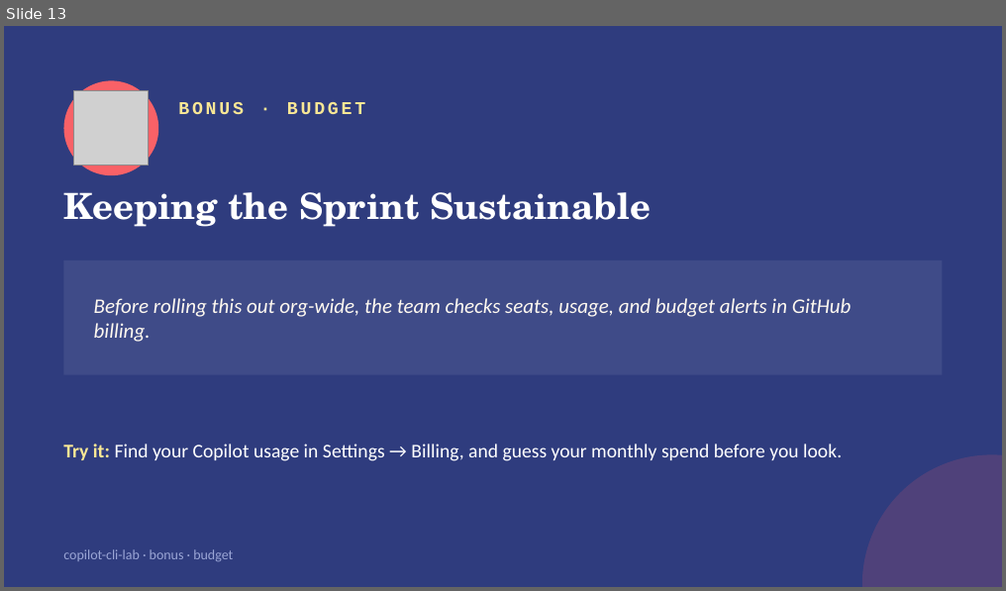
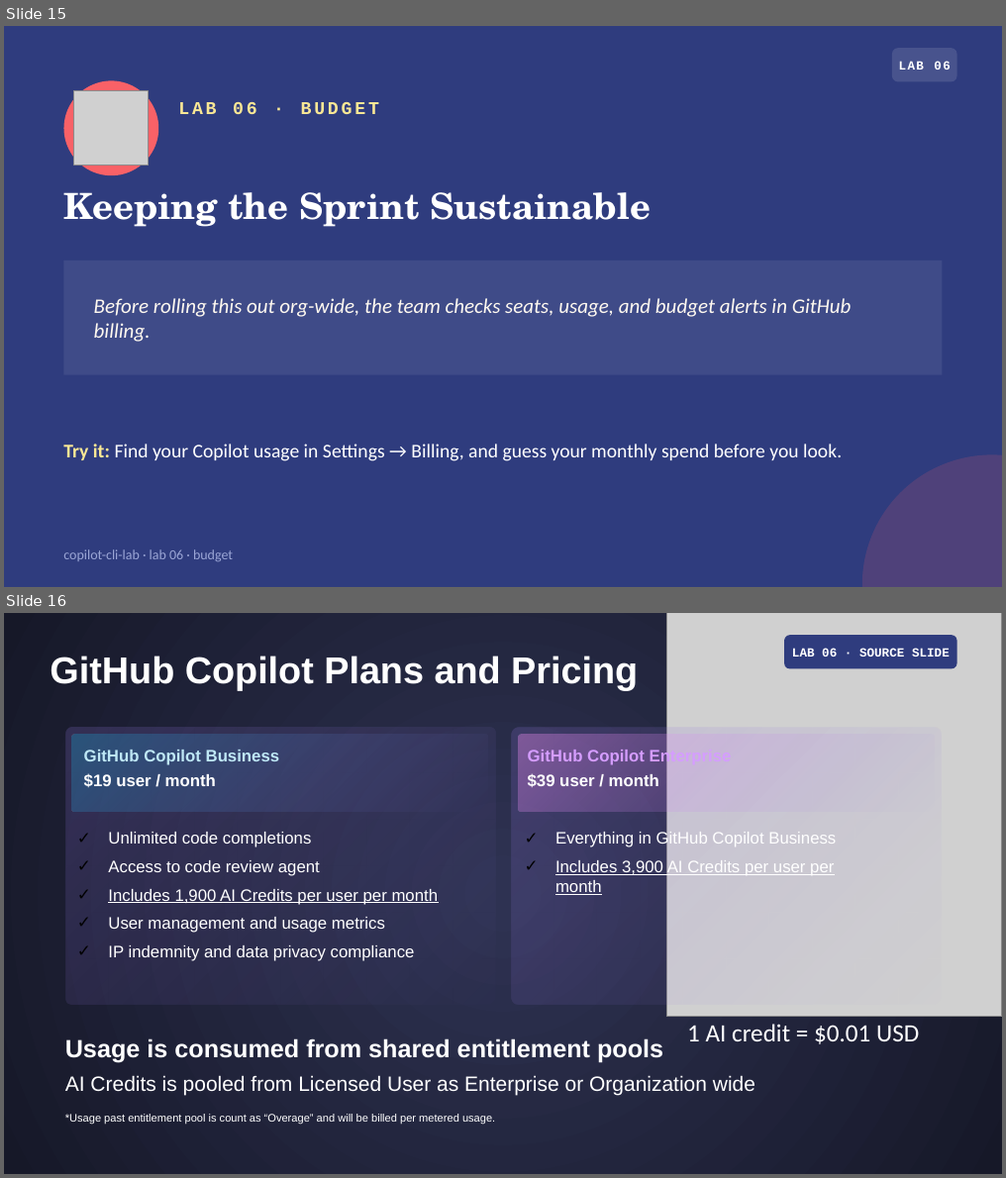
Before and after one commit to kandanai-leenutaphong-backup/copilot-cli-lab, a slide deck: slides/copilot-cli-lab.pptx. Shown one above the other, each under a label of ours: slide 13 before the commit, slides 15 and 16 after it. The pictures are 1006x591 and 1006x1178 pixels, drawn with LibreOffice and Linux fonts; fonts in the diff are those of the drawing; grey boxes stand for pictures. Boxes give left, top, right and bottom in pixels: in the first picture for what was removed or moved away, otherwise in the second. Text is boxed around its words. In the diff, an @@ line names an element or a change of style, - is before the commit and + after.

```diff
--- a/slides/copilot-cli-lab.pptx
+++ b/slides/copilot-cli-lab.pptx
@@ slide 16 added at (4, 613, 1002, 1174), background gradient #2E3252 to #161828 @@
@@ picture added at (666, 613, 1002, 1017) @@
@@ rounded rectangle added at (784, 635, 957, 668), fill #2F3C7E, 9 pt, text #FFFFFF, bold @@
+LAB 06 · SOURCE SLIDE
@@ text added at (50, 656, 638, 691), 27 pt, text #FFFFFF, bold @@
+GitHub Copilot Plans and Pricing
@@ rounded rectangle added at (65, 728, 496, 1005), fill gradient #9477E2 @@
@@ rounded rectangle added at (511, 728, 942, 1005), fill gradient #9477E2 @@
@@ rounded rectangle added at (72, 735, 488, 812), fill gradient #1B96C0 to #9477E2 @@
@@ text added at (84, 750, 280, 787), 12 pt, text #BFE8F6, bold @@
+GitHub Copilot Business
+$19 user / month
@@ rounded rectangle added at (518, 735, 934, 812), fill gradient #FF95FF to #9477E2 @@
@@ text added at (528, 748, 732, 787), 12 pt, text #D59DFF, bold @@
+GitHub Copilot Enterprise
+$39 user / month
@@ text added at (108, 832, 439, 961), 12 pt, text #FFFFFF @@
+✓ Unlimited code completions
+✓ Access to code review agent
+✓ Includes 1,900 AI Credits per user per month
+✓ User management and usage metrics
+✓ IP indemnity and data privacy compliance
@@ text added at (555, 831, 836, 895), 12 pt, text #FFFFFF, underline @@
+✓ Everything in GitHub Copilot Business
+✓ Includes 3,900 AI Credits per user per month
@@ text added at (687, 1024, 919, 1045), 18 pt, text #FFFFFF @@
+1 AI credit = $0.01 USD
@@ text added at (65, 1039, 755, 1096), 15 pt, text #FFFFFF @@
+Usage is consumed from shared entitlement pools
+AI Credits is pooled from Licensed User as Enterprise or Organization wide
@@ text added at (65, 1114, 495, 1125), 7.9 pt, text #FFFFFF @@
+*Usage past entitlement pool is count as “Overage” and will be billed per metered usage.
@@ what was slide 13 is now slide 15 @@
@@ slide 15 changed as well @@
@@ rounded rectangle added at (892, 48, 957, 81), fill #FFFFFF at 12% opacity @@
@@ text added at (899, 61, 950, 70), 9 pt, text #FFFFFF, bold @@
+LAB 06
@@ text at (178, 102, 379, 114): text changed @@
-BONUS · BUDGET
+LAB 06 · BUDGET
@@ text at (63, 550, 233, 562): text changed @@
-copilot-cli-lab · bonus · budget
+copilot-cli-lab · lab 06 · budget
```
Also in this commit, not shown: 10 other slides changed, 8 other slides added, 4 slides removed, 2 other files.
